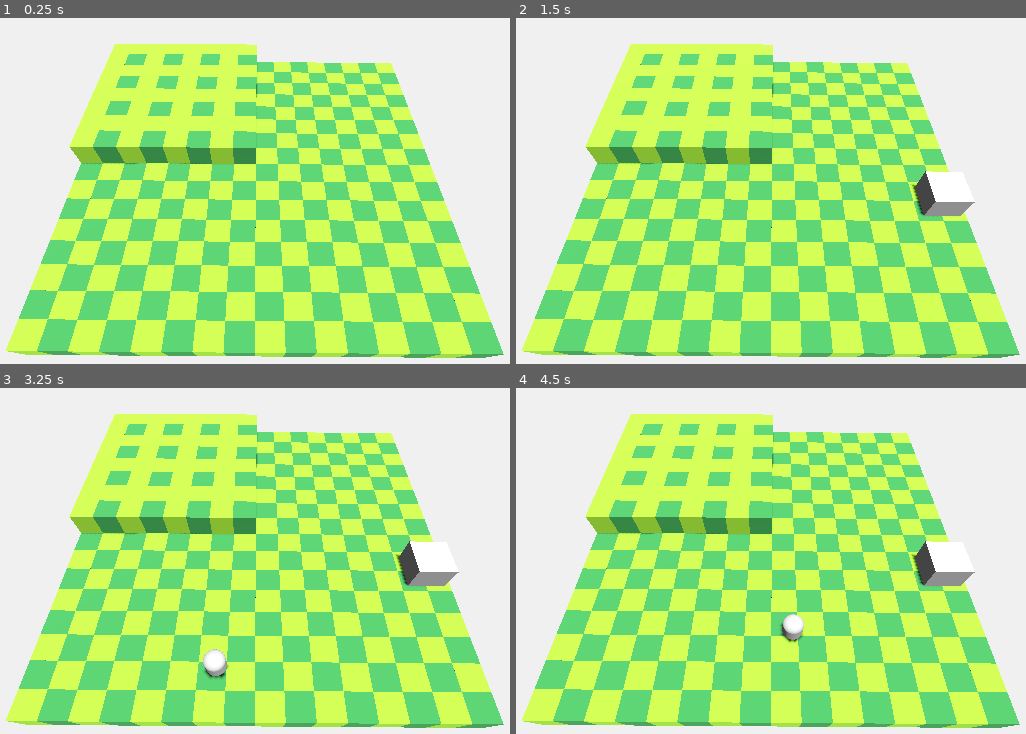
Above: before the commit, frames 1-4 (two rows, left to right).
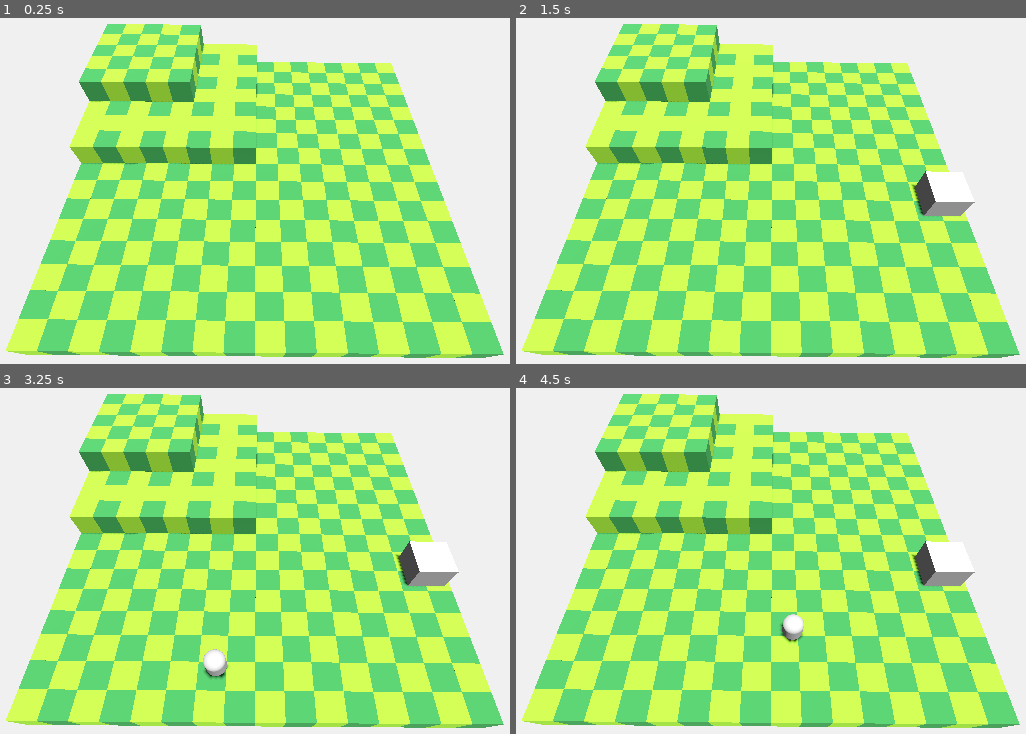
Above: after the commit, the same moments.

Repository: TobiMercader/Iterative-Mushburg
Game: Godot game, scene res://scenes/World.tscn
Two runs of this game, one before a commit and one after it. Both use one fixed random seed, a clock stepped at 60 frames per second and the inputs below.
Inputs (mouse positions are in pixels of both pictures, inside the frame that each line leads up to):
- Up to frame 1 (0.25 s): no input
- Up to frame 2 (1.5 s): tap Enter at 0.5 s; move the mouse to (949, 204) at 0.52 s; hold 1 0.53-1.28 s; click (949, 204) at 0.6 s; tap Space at 1.25 s; move the mouse to (612, 249) at 1.27 s; tap 1 at 1.35 s
- Up to frame 3 (3.25 s): tap 2 at 1.55 s; tap Enter at 2 s; move the mouse to (336, 498) at 2.02 s; hold 2 2.03-2.78 s; tap 3 at 2.3, 2.85 s; tap Space at 2.75 s; move the mouse to (214, 689) at 2.77 s; click (214, 689) at 3.05 s
- Up to frame 4 (4.5 s): move the mouse to (1010, 664) at 3.52 s; hold 1 3.53-4.28 s; click (1010, 664) at 3.6 s; move the mouse to (531, 529) at 4.27 s; tap 1 at 4.35 s

The runs differ from the first frame. In frame 1, 3.8% of the frame differs, in the area x 15-41%, y 1-25%; in frame 2, 3.8%; in frame 3, 3.8%; in frame 4, 3.8%.

Commit message:
grid based overlap started

Diff:
--- a/Scripts/BuilderNode.gd
+++ b/Scripts/BuilderNode.gd
@@ -13,13 +13,13 @@
 func _input(InputEvent):
 	if Input.is_key_pressed(KEY_1):
 		building = preload("res://scenes/test_building.tscn")
-		GameState.building_surface = Vector2i(2, 2)
+		GameState.building_surface = [Vector3i(0, 0, 0), Vector3i(-1, 0, 0), Vector3i(0, 0, -1), Vector3i(-1, 0, -1)]
 	elif Input.is_key_pressed(KEY_2):
 		building = preload("res://scenes/node_wall.tscn")
-		GameState.building_surface = Vector2i(1, 1)
+		GameState.building_surface = [Vector3i(0, 0, 0)]
 	elif Input.is_key_pressed(KEY_3):
 		building = preload("res://scenes/troop_node.tscn")
-		GameState.building_surface = Vector2i(1, 1)
+		GameState.building_surface = [Vector3i(0, 0, 0)]
 
 
 
@@ -46,16 +46,18 @@
 	if !rayResult.is_empty():
 		#converts the float axis into hole numbers
 		mouseWorld = Vector3i(rayResult.position.x, rayResult.position.z, rayResult.position.y)
+		var relativeSurface = GameState.building_surface.map(func(absolute): return absolute + mouseWorld )
 		if(Input.is_action_just_pressed("left_mouse")):
-			current_rect = Rect2i(Vector2i(mouseWorld.x, mouseWorld.y) - GameState.building_surface + Vector2i(1,1), GameState.building_surface)
-
-			var is_placeable = true
-			for n in range (building_positions.size()):
-				if(current_rect.intersects(building_positions[n])):
-					is_placeable = false
-					break
-
-			if(is_placeable):
+			#current_rect = Rect2i(Vector2i(mouseWorld.x, mouseWorld.y) - GameState.building_surface + Vector2i(1,1), GameState.building_surface)
+			#
+			#var is_placeable = true
+			#for n in range (building_positions.size()):
+				#if(current_rect.intersects(building_positions[n])):
+					#is_placeable = false
+					#break
+			if !relativeSurface.has(GameState.grid[mouseWorld.z -1][mouseWorld.y][mouseWorld.x]):
+				print("size:", GameState.grid[mouseWorld.z -1].size(), "index:", mouseWorld.x)
+			#if(is_placeable):
 				_placeBuilding()
 
 func _placeBuilding():
--- a/Scripts/game_state.gd
+++ b/Scripts/game_state.gd
@@ -1,6 +1,6 @@
 extends Node
 
-var building_surface = Vector2i(1, 1)
+var building_surface: Array
 var indice_objetivo: int = 0
 
 var grid: Array
--- a/scenes/TerrainGenerator.gd
+++ b/scenes/TerrainGenerator.gd
@@ -6,13 +6,13 @@
 @onready var gridmap = $".."
 
 func _ready():
-	for z in 2:
+	for z in 3:
 		var layer = []
 		for x in size/(z+1):
 			var row = []
 			layer.append(row)
 			for y in size/(z+1):
-				row.append(Vector3(x,z, y))
+				row.append(Vector3i(x,z, y))
 				var atlas
 				if  x % 2 == 1 and y % 2 == 1 or z % 2 == 0 and x % 2 == 0 and y % 2 == 0:
 					atlas = 0
Not shown: 6 places in resources/MeshLibrary.tres that only renumber resources
